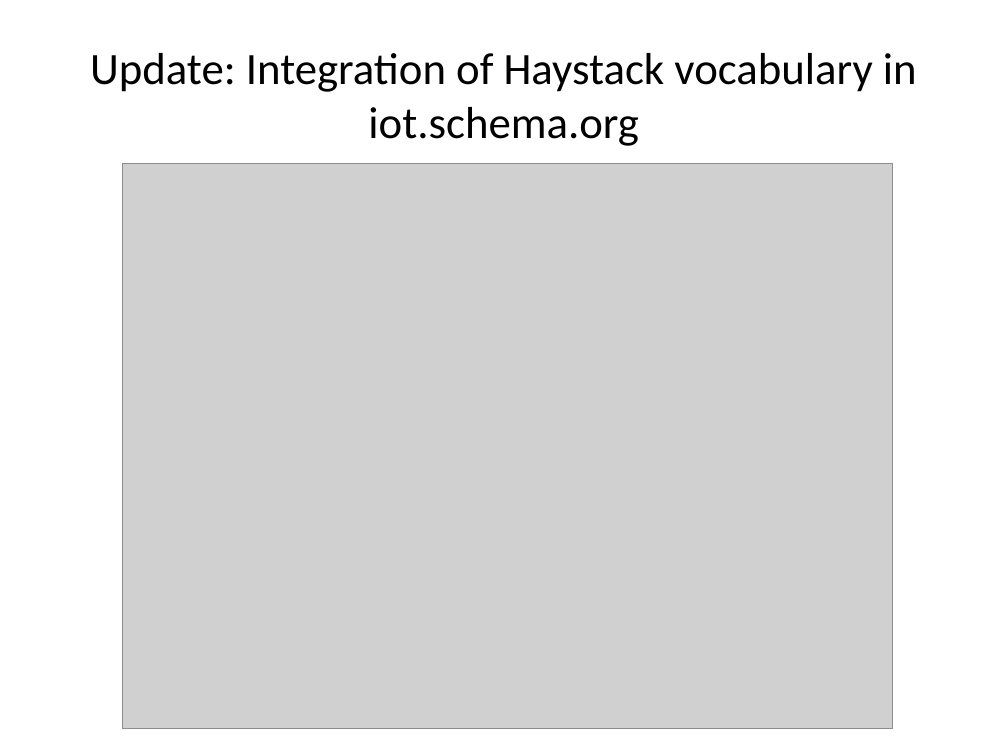
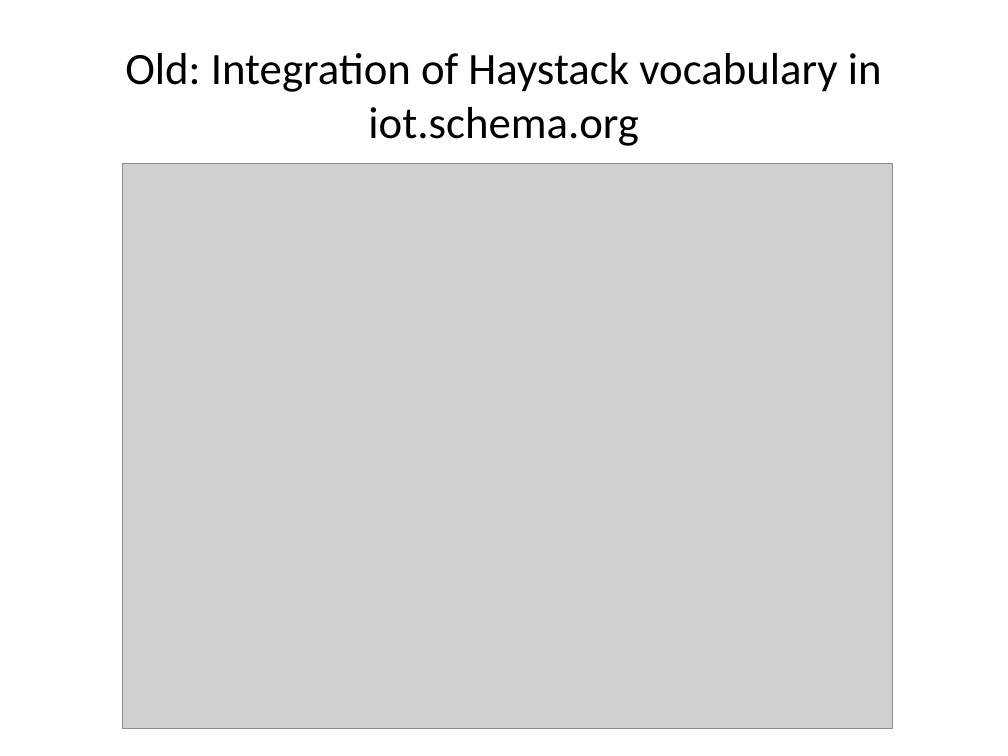
Before and after one commit to iot-schema-collab/teleconferences, a slide deck: slide 9 of iot.schema.org-28062018.pptx. Drawn at 1008x756 pixels with LibreOffice and Linux fonts; fonts in the diff are those of the drawing; grey boxes stand for pictures. Boxes give left, top, right and bottom in pixels: in the first picture for what was removed or moved away, otherwise in the second. Text is boxed around its words. In the diff, an @@ line names an element or a change of style, - is before the commit and + after.

Commit message:
Slide "Integration of Haystack vocabulary in iot.schema.org" has been updated.

```diff
--- a/iot.schema.org-28062018.pptx
+++ b/iot.schema.org-28062018.pptx
@@ title at (125, 53, 882, 146): text changed @@
-Update: Integration of Haystack vocabulary in iot.schema.org
+Old: Integration of Haystack vocabulary in iot.schema.org
```
Also in this commit, not shown: 1 other slide changed, 1 other file.
